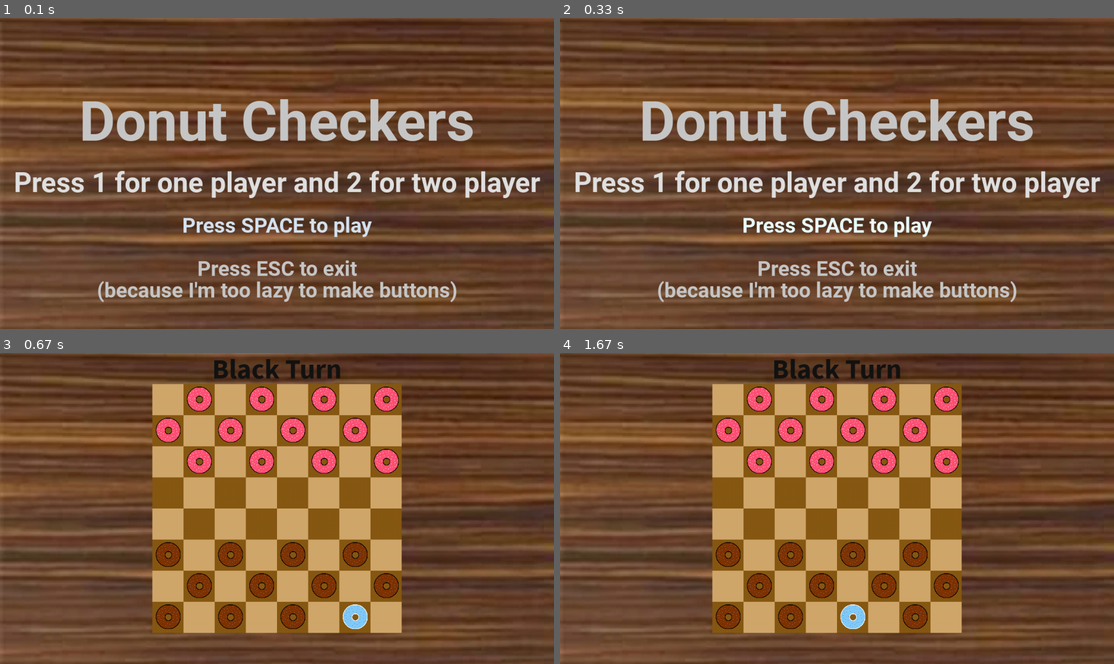
Above: before the commit, frames 1-4 (two rows, left to right).
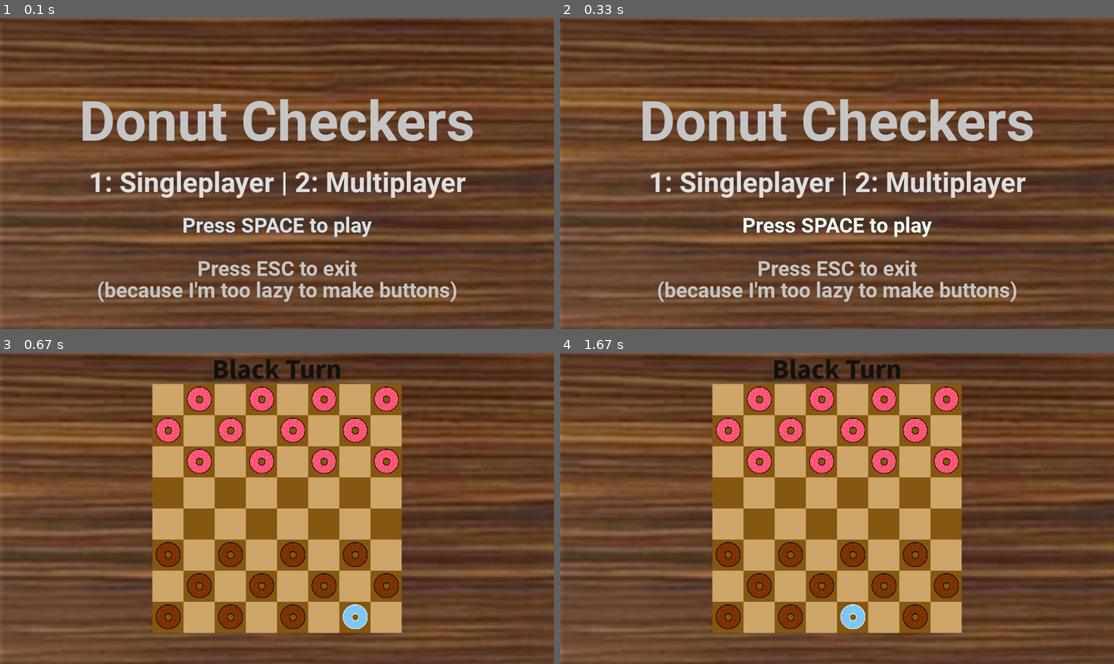
Above: after the commit, the same moments.

Repository: SeriousGuy888/pygame-checkers
Game: pygame game, started from __main__.py
The game is run twice, just before and just after one commit, with the same random seed, the same clock (stepped at 60 frames per second) and the same inputs.
Inputs (mouse positions are in pixels of both pictures, inside the frame that each line leads up to):
- Up to frame 1 (0.1 s): no input
- Up to frame 2 (0.33 s): no input
- Up to frame 3 (0.67 s): tap Space at 0.33 s
- Up to frame 4 (1.67 s): press the mouse at (859, 611) at 1.2 s; move the mouse to (759, 530) at 1.3 s; release the mouse at (659, 449) at 1.43 s

The runs differ from the first frame. In frame 1, 3.4% of the frame differs, in the area x 2-98%, y 49-58%; in frame 2, 3.4%; in frame 3, nothing differs; in frame 4, nothing differs.

Commit message:
Update __main__.py

Diff:
--- a/__main__.py
+++ b/__main__.py
@@ -136,7 +136,7 @@
             title_y = SCREEN_HEIGHT // 3
 
             title = show_text.show_text(roboto_bold, 128, boring_colour, (SCREEN_WIDTH // 2, title_y), "Donut Checkers")
-            player_amount = show_text.show_text(roboto_bold, 64, other_colour, (SCREEN_WIDTH // 2, SCREEN_HEIGHT // 3 * 2 - 100), "Press 1 for one player and 2 for two player")
+            player_amount = show_text.show_text(roboto_bold, 64, other_colour, (SCREEN_WIDTH // 2, SCREEN_HEIGHT // 3 * 2 - 100), "1: Singleplayer | 2: Multiplayer")
             start = show_text.show_text(roboto_bold, 48, start_colour, (SCREEN_WIDTH // 2, SCREEN_HEIGHT // 3 * 2), "Press SPACE to play")
             exiting = show_text.show_text(roboto_bold, 48, boring_colour, (SCREEN_WIDTH // 2, SCREEN_HEIGHT // 3 * 2 + 100), "Press ESC to exit")
             buttons = show_text.show_text(roboto_bold, 48, boring_colour, (SCREEN_WIDTH // 2, SCREEN_HEIGHT // 3 * 2 + 150), "(because I'm too lazy to make buttons)")
